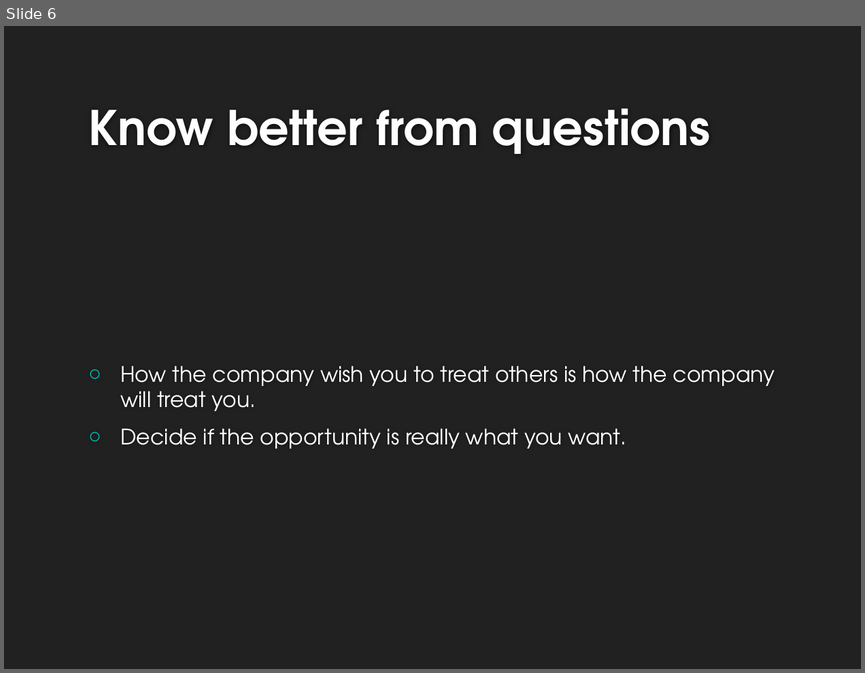
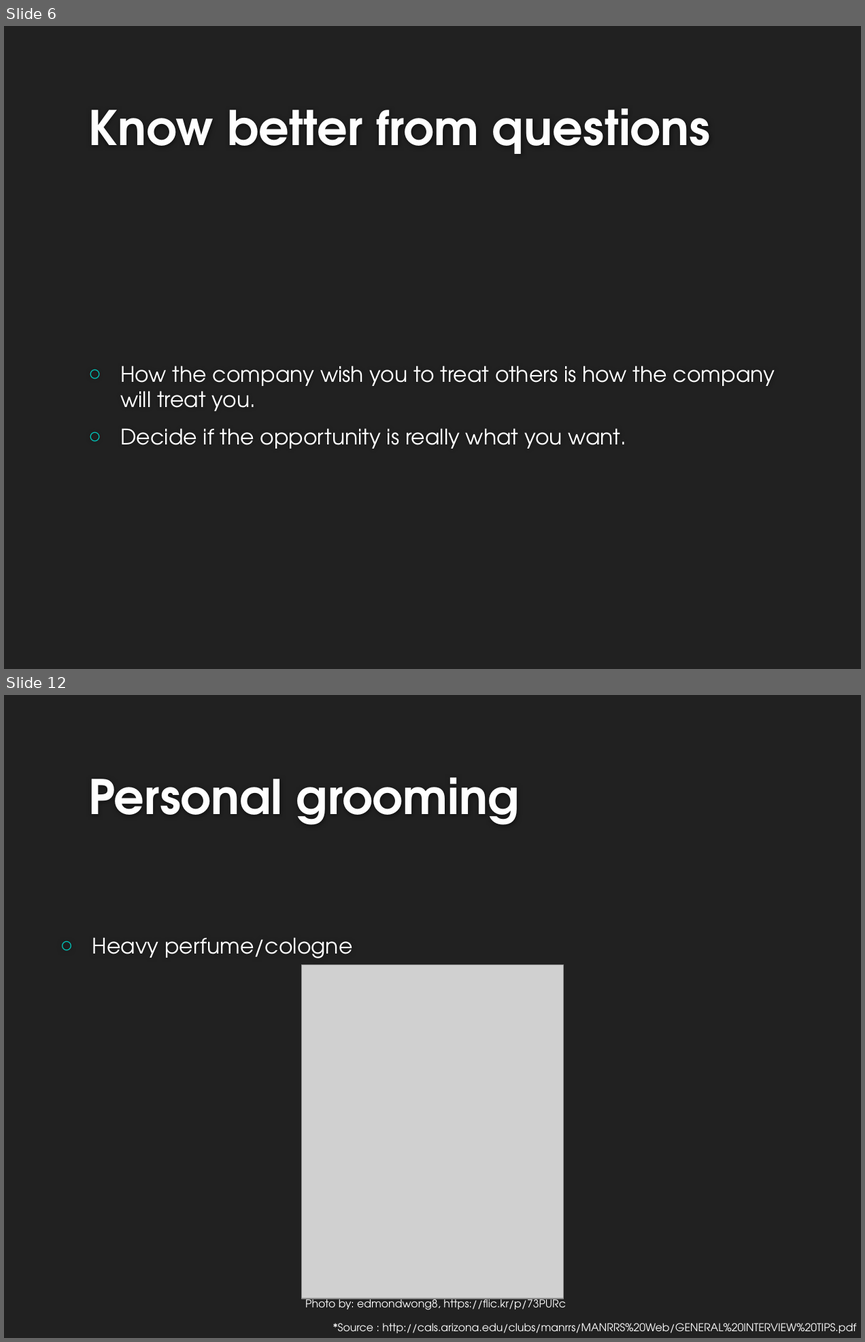
Before and after one commit to riwu/CS2101, a slide deck: OP1.pptx. Shown one above the other, each under a label of ours: slide 6 before the commit, slides 6 and 12 after it; the slides between them are not shown. The pictures are 865x673 and 865x1342 pixels, drawn with LibreOffice and Linux fonts; fonts in the diff are those of the drawing; grey boxes stand for pictures; background and template pictures are left out. Boxes give left, top, right and bottom in pixels: in the first picture for what was removed or moved away, otherwise in the second. Text is boxed around its words. In the diff, an @@ line names an element or a change of style, - is before the commit and + after.

```diff
--- a/OP1.pptx
+++ b/OP1.pptx
@@ slide 12 added at [4,695,861,1338], background #212121 @@
@@ title added at [88,777,519,825], 40 pt, text #FEFEFE, bold @@
+Personal grooming
@@ text added at [92,937,352,958], 18 pt, text #FFFFFF @@
+○ Heavy perfume/cologne
@@ picture added at [301,965,563,1298] @@
@@ text added at [305,1295,566,1310], 9 pt, text #FFFFFF @@
+Photo by: edmondwong8, https://flic.kr/p/73PURc
@@ text added at [333,1323,856,1333], 9 pt, text #FFFFFF @@
+*Source : http://cals.arizona.edu/clubs/manrrs/MANRRS%20Web/GENERAL%20INTERVIEW%20TIPS.pdf
```
Also in this commit, not shown: 1 slide changed, 5 other slides added.
